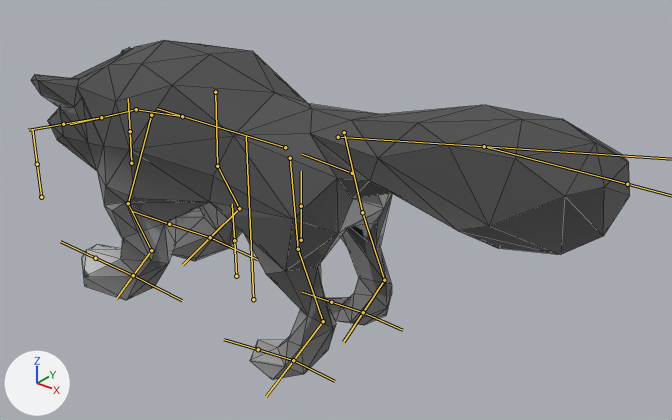
One commit to the FBX model Assets/Models/Enemys/Wolf/Wolf.fbx: the scene before it, then after it.
Camera for both pictures: a camera (50 mm lens) standing at (4.07, -4.08, 3.6) and looking at (0.5, 0.38, 0.83). The axes (+X, +Y, +Z) are drawn at lower left. The lights are the same throughout. Both versions are drawn at frame 23 of the action 'ArmatureWolf|Idle'; the numbers are the values there. The bones that bend it are drawn over the model as lines. Mesh edges are drawn as thin lines.

Names of what the first picture shows: 'Wolf-low'.
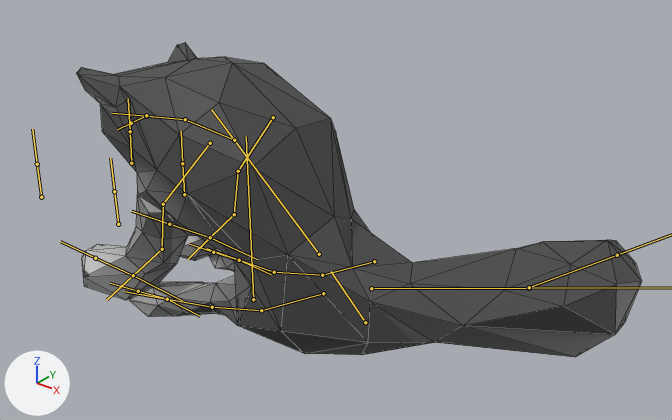
Where the change shows, as pixel boxes [x1, y1, x2, y2] in the pictures (672 x 420 px):
'Wolf-low', posed (7% shorter)
    before: [31, 40, 630, 380]
    after: [76, 42, 641, 357]
bone 'Body.001', root to tip
    before: (352, 173) to (302, 154)
    after: (365, 322) to (331, 271)
bone 'Body.003', root to tip
    before: (182, 116) to (136, 109)
    after: (234, 140) to (185, 119)
bone 'FrontLeg.001.L', root to tip
    before: (151, 115) to (128, 203)
    after: (210, 143) to (163, 204)
bone 'FrontLeg.002.L', root to tip
    before: (128, 203) to (151, 250)
    after: (163, 204) to (162, 249)
bone 'FrontLeg.003.L', root to tip
    before: (151, 250) to (133, 275)
    after: (162, 249) to (133, 275)
bone 'FrontLeg.001.R', root to tip
    before: (215, 92) to (217, 166)
    after: (273, 117) to (238, 171)
bone 'FrontLeg.002.R', root to tip
    before: (217, 166) to (239, 208)
    after: (238, 171) to (234, 214)
bone 'FrontLeg.003.R', root to tip
    before: (239, 208) to (210, 237)
    after: (234, 214) to (210, 237)
bone 'Head_IK', root to tip
    before: (101, 117) to (101, 117)
    after: (146, 115) to (146, 115)
bone 'BackLeg.001.L', root to tip
    before: (290, 158) to (298, 249)
    after: (323, 293) to (261, 310)
bone 'BackLeg.002.L', root to tip
    before: (298, 249) to (323, 321)
    after: (261, 310) to (212, 307)
bone 'BackLeg.003.L', root to tip
    before: (323, 321) to (293, 360)
    after: (212, 307) to (167, 299)
bone 'Tail.001', root to tip
    before: (338, 137) to (484, 146)
    after: (371, 288) to (529, 288)
bone 'BackLeg.001.R', root to tip
    before: (344, 132) to (362, 212)
    after: (374, 261) to (322, 275)
bone 'BackLeg.002.R', root to tip
    before: (362, 212) to (384, 280)
    after: (322, 275) to (274, 272)
bone 'BackLeg.003.R', root to tip
    before: (384, 280) to (363, 312)
    after: (274, 272) to (239, 260)
bone 'BackLeg_IK.L', root to tip
    before: (293, 360) to (334, 381)
    after: (167, 299) to (200, 316)
bone 'Tail.002', root to tip
    before: (484, 146) to (627, 184)
    after: (529, 287) to (617, 255)
bone 'BackLeg_IK.R', root to tip
    before: (363, 312) to (402, 330)
    after: (239, 260) to (271, 274)

What the commit changed:
Bone 'Body.001' (bone_body_001) moves from (0.0, 0.0, 0.0) to (-0.99, -0.18, 0.0).
Bone 'Body.001' (bone_body_001) turns from (0, 0, 0) to (0, 0, -41) degrees about its own x, y and z.
Bone 'Body.003' (bone_body_003) turns from (0, 0, 0) to (-3, 1, 31) degrees about its own x, y and z.
Bone 'FrontLeg.001.L' (bone_frontleg_001_l) turns from (0, 0, 0) to (15, -5, 6) degrees about its own x, y and z.
Bone 'FrontLeg.002.L' (bone_frontleg_002_l) turns from (0, 0, 0) to (-17, -6, -8) degrees about its own x, y and z.
Bone 'FrontLeg.003.L' (bone_frontleg_003_l) turns from (0, 0, 0) to (41, 1, -3) degrees about its own x, y and z.
Bone 'FrontLeg.001.R' (bone_frontleg_001_r) turns from (0, 0, 0) to (-15, 9, 5) degrees about its own x, y and z.
Bone 'FrontLeg.002.R' (bone_frontleg_002_r) turns from (0, 0, 0) to (17, 6, -8) degrees about its own x, y and z.
Bone 'FrontLeg.003.R' (bone_frontleg_003_r) turns from (0, 0, 0) to (-41, 0, -3) degrees about its own x, y and z.
Bone 'Head_IK' (bone_head_ik) moves from (0.0, 0.0, 0.0) to (-0.48, -0.07, -0.04).
Bone 'Head_IK' (bone_head_ik) turns from (0, 0, 0) to (-22, 7, 46) degrees about its own x, y and z.
Bone 'BackLeg.001.L' (bone_backleg_001_l) turns from (0, 0, 0) to (-30, -5, 0) degrees about its own x, y and z.
Bone 'BackLeg.002.L' (bone_backleg_002_l) turns from (0, 0, 0) to (-26, -7, -2) degrees about its own x, y and z.
Bone 'BackLeg.003.L' (bone_backleg_003_l) turns from (0, 0, 0) to (45, -1, 2) degrees about its own x, y and z.
Bone 'Tail.001' (bone_tail_001) turns from (0, 0, 0) to (16, -7, 45) degrees about its own x, y and z.
Bone 'BackLeg.001.R' (bone_backleg_001_r) turns from (0, 0, 0) to (30, 6, 0) degrees about its own x, y and z.
Bone 'BackLeg.002.R' (bone_backleg_002_r) turns from (0, 0, 0) to (26, 3, -2) degrees about its own x, y and z.
Bone 'BackLeg.003.R' (bone_backleg_003_r) turns from (0, 0, 0) to (-44, 2, 4) degrees about its own x, y and z.
Bone 'BackLeg_IK.L' (bone_backleg_ik_l) moves from (0.0, 0.0, 0.0) to (0.0, -1.18, -0.03).
Bone 'Tail.003' (bone_tail_003) moves from (0.0, 0.0, 0.0) to (-1.24, 0.75, -1.33).
Bone 'Tail.003' (bone_tail_003) turns from (0, 0, 0) to (-5, 4, 71) degrees about its own x, y and z.
Bone 'Tail.002' (bone_tail_002) moves from (0.0, 0.0, 0.0) to (-0.48, -0.88, 0.0).
Bone 'BackLeg_IK.R' (bone_backleg_ik_r) moves from (0.0, 0.0, 0.0) to (-0.01, -1.18, 0.02).
